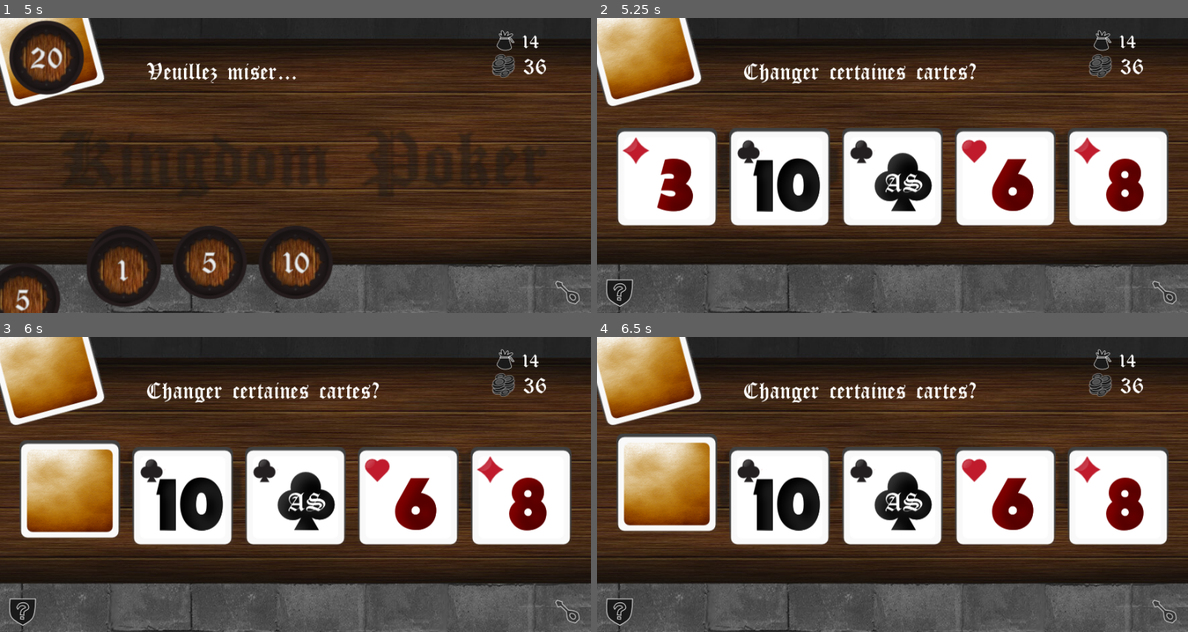
Above: before the commit, frames 1-4 (two rows, left to right).
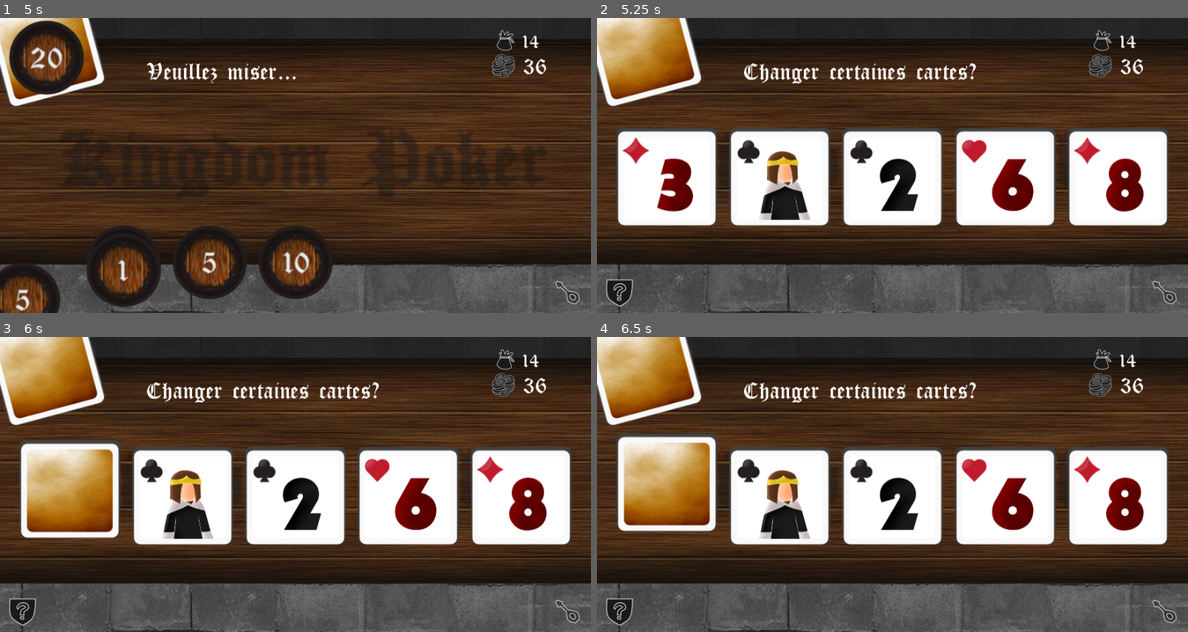
Above: after the commit, the same moments.

Repository: ubermanu/kingdom-poker
Game: Godot game, scene res://Menu.tscn
The game is run twice, just before and just after one commit, with the same random seed, the same clock (stepped at 60 frames per second) and the same inputs.
Inputs (mouse positions are in pixels of both pictures, inside the frame that each line leads up to):
- Up to frame 1 (5 s): tap Enter at 0.5, 2 s; move the mouse to (425, 150) at 0.52 s; click (425, 150) at 0.67 s; tap Space at 1.25, 2.75 s; drag from (567, 292) to (23, 292) at 1.27 s; move the mouse to (124, 262) at 2.02 s; click (124, 262) at 2.17 s; drag from (206, 262) to (23, 292) at 2.77 s; drag from (295, 262) to (47, 50) at 3.52 s; drag from (384, 262) to (47, 50) at 4.27 s
- Up to frame 2 (5.25 s): click (644, 50) at 5.17 s
- Up to frame 3 (6 s): tap Enter at 5.75 s; drag from (70, 496) to (177, 499) at 5.77 s
- Up to frame 4 (6.5 s): no input

Frame 1 is identical in both runs. In frame 2, 2.8% of the frame differs, in the area x 26-57%, y 45-69%; in frame 3, 2.8%; in frame 4, 2.8%.

Commit message:
Fix straight with ace (should be last)

Diff:
--- a/Card.gd
+++ b/Card.gd
@@ -8,9 +8,9 @@
 }
 
 const Heads = {
-	JACK = 10,
-	QUEEN = 11,
-	KING = 12,
+	JACK = 9,
+	QUEEN = 10,
+	KING = 11,
 }
 
 # Contains the id of the card
@@ -109,7 +109,7 @@
 
 # Returns TRUE if the card is an ace
 func is_ace():
-	return value == 0
+	return value == 12
 
 # Returns TRUE if the card is head
 func is_head():
